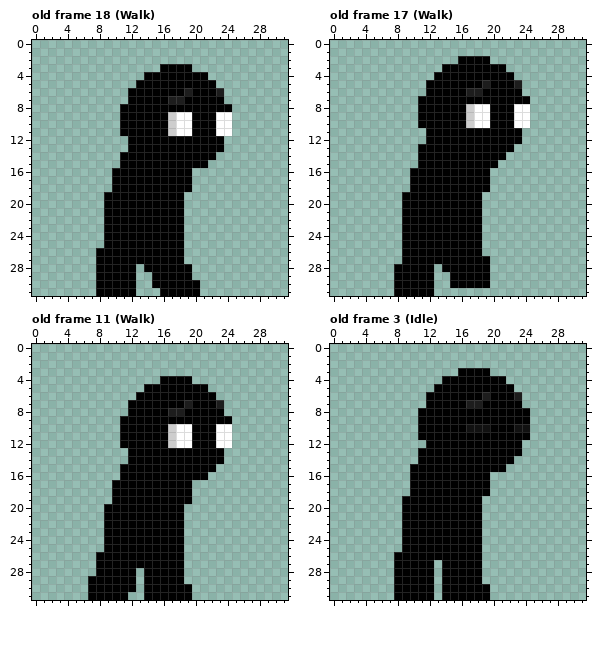
Edited in one commit: pixel-art file (Assets/Consci/Consci.aseprite). The picture above is the old version.
32x32 pixels, 27 frames. Shown: old frame 18 (Walk), old frame 17 (Walk), old frame 11 (Walk), old frame 3 (Idle). The commit also changed other frames, which this record leaves out.
The same view after the edit:
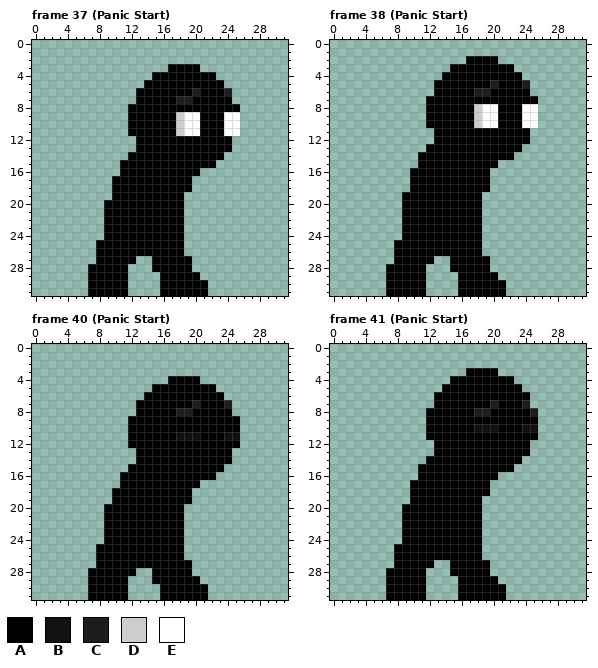
Palette (. is transparent): A #000000  B #111111  C #1d1d1d  D #cdcdcd  E #ffffff
A new or re-ordered frame is compared with the old frame closest to it.
The exact change:
frames 27 -> 81
Changed rows in their new state; - is an unchanged pixel.
Frame 37 (Panic Start) is new; against old frame 18 (Walk):
first column x 9:
 3 -------.---A-----
 4 -----.-------A---
 5 ----.---------A--
 6 ---.------AC--AC-
 7 ---.----A-C----A-
 8 --.-------------A
 9 --.-----AD-E--A-E
10 --.-----AD-E--A-E
11 --.-----AD-E--A-E
12 ---.-----------A-
13 ---.-----------A-
14 --.-----------A--
15 -------------A---
16 -.---------A-----
19 .----------------
first column x 7:
25 -A-------------
27 ------..----A--
28 A----.-.-------
29 A----.--.----A-
30 A----.--.-----A
31 A----.--------A
Frame 38 (Panic Start) is new; against old frame 17 (Walk):
first column x 11:
 2 -----.---A-----
 3 ---.-------A---
 4 --.---------A--
 5 -.------AC--AC-
 6 -.----A-C----A-
 7 .-------------A
 8 .-----AD-E--A-E
 9 .-----AD-E--A-E
10 .-----AD-E--A-E
11 -.-----------A-
12 -.-----------A-
13 .-----------A--
14 -----------A---
first column x 7:
25 -A-------------
26 -A-------------
27 -A----..-------
28 A----.-.-------
29 A----.--.----A-
30 A----.--.----AA
31 A----.---AAAAAA
Frame 40 (Panic Start) is new; against old frame 11 (Walk):
first column x 10:
 4 ------.---A-----
 5 ----.-------A---
 6 ---.---------A--
 7 --.------AC--AC-
 8 --.----A-C----A-
 9 -.-------------A
10 -.-----AAA---AAA
11 -.-----ABBB--ABB
12 -.-----AAA---AAA
13 --.-----------A-
14 --.-----------A-
15 -.-----------A--
16 ------------A---
17 .---------A-----
first column x 7:
25 -A-------------
27 ------------A--
28 A------.----A--
29 -----.-.----AA-
30 -----.-..----AA
31 -------..----AA
Frame 41 (Panic Start) is new; against old frame 3 (Idle):
first column x 9:
 3 -------.---A-----
 4 -----.-------A---
 5 ----.---------A--
 6 ---.------A---AA-
 7 ---.----AA-C---C-
 8 --.------CC-----C
 9 --.-------------A
10 --.-----A--B--A-B
11 --.-------------A
12 ---.-----------A-
13 --..-----------A-
14 --.-----------A--
15 -.-----------A---
16 -.---------A-----
19 .----------------
first column x 7:
25 -A-------------
27 -------.----A--
28 A----.-.----A--
29 A----.-..---AA-
30 A----.-..----AA
31 A----.-..----AA
